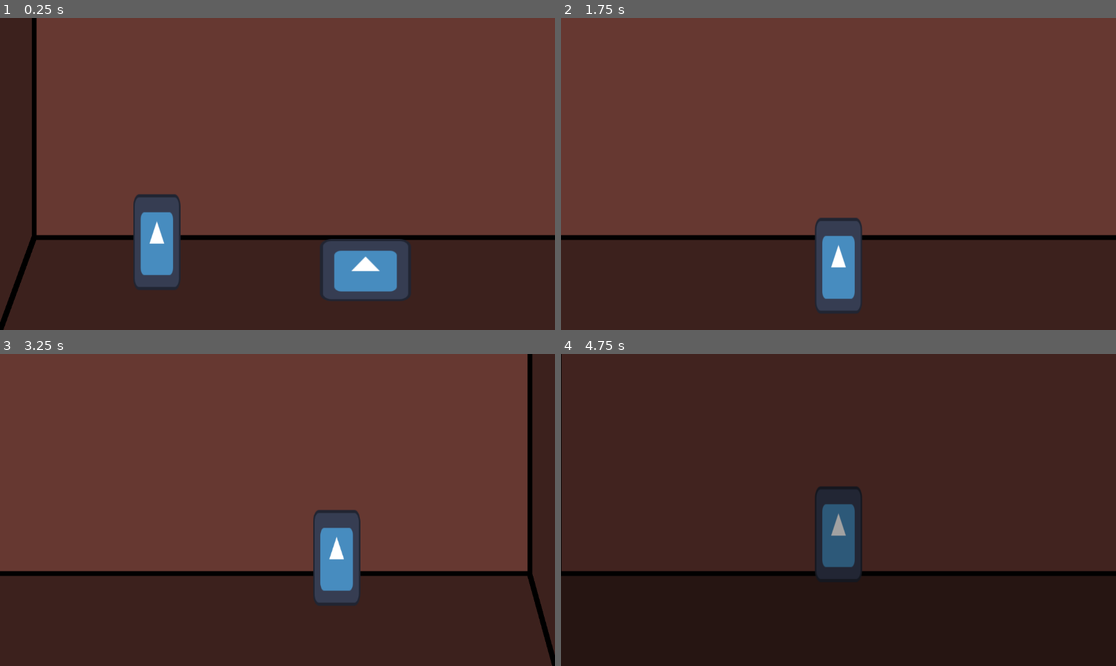
Above: before the commit, frames 1-4 (two rows, left to right).
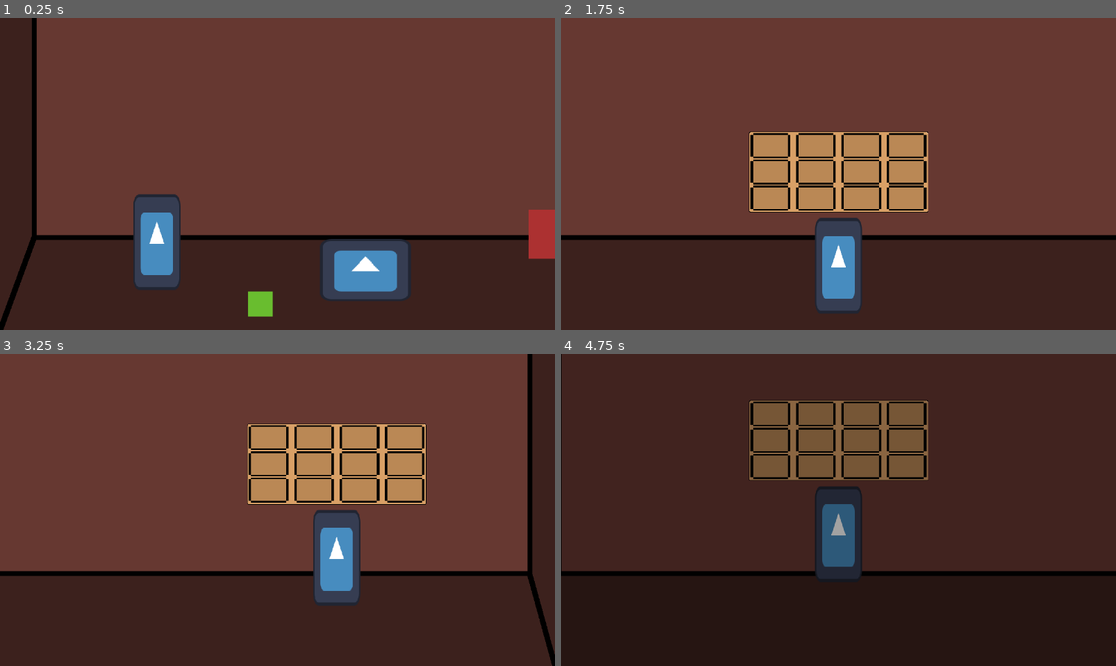
Above: after the commit, the same moments.

Repository: mwingerden/Eternal_Ringing
Game: Godot game, scene res://Scene/Areas/Detention_Classroom.tscn
Same seed, same stepped clock (60 frames per second), same inputs: the game is played once before the commit and once after it. The engine's default icon, where the game draws it, is replaced by a stand-in: a white triangle on a blue panel in a dark square.
Inputs:
- Up to frame 1 (0.25 s): no input
- Up to frame 2 (1.75 s): tap Enter (ui_accept) at 0.5, 0.77, 1.52 s; hold Right (ui_right) 0.53-1.28 s; tap I (i, bound only after the commit) at 0.6, 1.55 s; tap Shift (interact, bound only after the commit) at 0.8, 1.35 s; hold Down (ui_down) from 1.28 s (still down)
- Up to frame 3 (3.25 s): release Down (ui_down) at 2.03 s; hold Right (ui_right) 2.03-2.78 s; tap I (i, bound only after the commit) at 2.1, 3.05 s; tap Shift (interact, bound only after the commit) at 2.3, 2.85 s; hold Up (ui_up) from 2.78 s (still down); tap Enter (ui_accept) at 3.02 s
- Up to frame 4 (4.75 s): release Up (ui_up) at 3.53 s; hold Left (ui_left) from 3.53 s (still down); tap I (i, bound only after the commit) at 3.6, 4.55 s; tap Enter (ui_accept) at 3.77, 4.52 s; tap Shift (interact, bound only after the commit) at 3.8, 4.35 s

The runs differ from the first frame. In frame 1, 1.2% of the frame differs, in the area x 1-100%, y 61-96%; in frame 2, 8.4%, in the area x 33-67%, y 36-90%; in frame 3, 8.4%; in frame 4, 8.3%.

Commit message:
Added inventory management.

Diff:
--- /dev/null
+++ b/Inventory/Scenes/inv_ui.tscn
@@ -0,0 +1,99 @@
+[gd_scene load_steps=4 format=3 uid="uid://c1k1ci8w3e562"]
+
+[ext_resource type="Script" path="res://Inventory/Scripts/inv_ui.gd" id="1_me6vg"]
+[ext_resource type="Texture2D" uid="uid://csi74o2tphkwx" path="res://Assets/Art/Inventory/test_inventory_background.png" id="2_s1yq2"]
+[ext_resource type="PackedScene" uid="uid://dfkbvjnddsiau" path="res://Inventory/Scenes/inv_ui_slot.tscn" id="3_pql3v"]
+
+[node name="Inv UI" type="Control"]
+custom_minimum_size = Vector2(154, 146)
+layout_mode = 3
+anchors_preset = 0
+offset_right = 930.0
+offset_bottom = 419.0
+script = ExtResource("1_me6vg")
+
+[node name="NinePatchRect" type="NinePatchRect" parent="."]
+layout_mode = 0
+offset_right = 500.0
+offset_bottom = 175.0
+scale = Vector2(1.85947, 2.39526)
+texture = ExtResource("2_s1yq2")
+patch_margin_left = 6
+patch_margin_top = 6
+patch_margin_right = 6
+patch_margin_bottom = 6
+
+[node name="GridContainer" type="GridContainer" parent="NinePatchRect"]
+layout_mode = 1
+anchors_preset = 8
+anchor_left = 0.5
+anchor_top = 0.5
+anchor_right = 0.5
+anchor_bottom = 0.5
+offset_left = -246.0
+offset_top = -84.5
+offset_right = 256.0
+offset_bottom = 82.5
+grow_horizontal = 2
+grow_vertical = 2
+columns = 4
+
+[node name="Inv UI Slot1" parent="NinePatchRect/GridContainer" instance=ExtResource("3_pql3v")]
+layout_mode = 2
+size_flags_horizontal = 3
+size_flags_vertical = 3
+
+[node name="Inv UI Slot2" parent="NinePatchRect/GridContainer" instance=ExtResource("3_pql3v")]
+layout_mode = 2
+size_flags_horizontal = 3
+size_flags_vertical = 3
+
+[node name="Inv UI Slot3" parent="NinePatchRect/GridContainer" instance=ExtResource("3_pql3v")]
+layout_mode = 2
+size_flags_horizontal = 3
+size_flags_vertical = 3
+
+[node name="Inv UI Slot4" parent="NinePatchRect/GridContainer" instance=ExtResource("3_pql3v")]
+layout_mode = 2
+size_flags_horizontal = 3
+size_flags_vertical = 3
+
+[node name="Inv UI Slot5" parent="NinePatchRect/GridContainer" instance=ExtResource("3_pql3v")]
+layout_mode = 2
+size_flags_horizontal = 3
+size_flags_vertical = 3
+
+[node name="Inv UI Slot6" parent="NinePatchRect/GridContainer" instance=ExtResource("3_pql3v")]
+layout_mode = 2
+size_flags_horizontal = 3
+size_flags_vertical = 3
+
+[node name="Inv UI Slot7" parent="NinePatchRect/GridContainer" instance=ExtResource("3_pql3v")]
+layout_mode = 2
+size_flags_horizontal = 3
+size_flags_vertical = 3
+
+[node name="Inv UI Slot8" parent="NinePatchRect/GridContainer" instance=ExtResource("3_pql3v")]
+layout_mode = 2
+size_flags_horizontal = 3
+size_flags_vertical = 3
+
+[node name="Inv UI Slot9" parent="NinePatchRect/GridContainer" instance=ExtResource("3_pql3v")]
+layout_mode = 2
+size_flags_horizontal = 3
+size_flags_vertical = 3
+
+[node name="Inv UI Slot10" parent="NinePatchRect/GridContainer" instance=ExtResource("3_pql3v")]
+layout_mode = 2
+size_flags_horizontal = 3
+size_flags_vertical = 3
+
+[node name="Inv UI Slot11" parent="NinePatchRect/GridContainer" instance=ExtResource("3_pql3v")]
+layout_mode = 2
+size_flags_horizontal = 3
+size_flags_vertical = 3
+
+[node name="Inv UI Slot12" parent="NinePatchRect/GridContainer" instance=ExtResource("3_pql3v")]
+layout_mode = 2
+size_flags_horizontal = 3
+size_flags_vertical = 3
--- /dev/null
+++ b/Inventory/Scenes/inv_ui_slot.tscn
@@ -0,0 +1,35 @@
+[gd_scene load_steps=3 format=3 uid="uid://dfkbvjnddsiau"]
+
+[ext_resource type="Script" path="res://Inventory/Scripts/inv_ui_slot.gd" id="1_dbajq"]
+[ext_resource type="Texture2D" uid="uid://clormsymnknre" path="res://Assets/Art/Inventory/test_inventory_slot.png" id="2_uq8cr"]
+
+[node name="Inv UI Slot" type="Panel"]
+self_modulate = Color(1, 1, 1, 0)
+custom_minimum_size = Vector2(16, 0)
+offset_right = 16.0
+offset_bottom = 16.0
+script = ExtResource("1_dbajq")
+
+[node name="Sprite2D" type="Sprite2D" parent="."]
+scale = Vector2(6.9375, 3.375)
+texture = ExtResource("2_uq8cr")
+centered = false
+
+[node name="CenterContainer" type="CenterContainer" parent="."]
+custom_minimum_size = Vector2(111, 54)
+layout_mode = 0
+offset_right = 111.0
+offset_bottom = 54.0
+
+[node name="Panel" type="Panel" parent="CenterContainer"]
+layout_mode = 2
+
+[node name="ItemDisplay" type="Sprite2D" parent="CenterContainer/Panel"]
+
+[node name="Label" type="Label" parent="CenterContainer/Panel"]
+custom_minimum_size = Vector2(97, 23)
+layout_mode = 0
+offset_left = -48.0
+offset_right = 49.0
+offset_bottom = 23.0
+horizontal_alignment = 2
--- /dev/null
+++ b/Inventory/Scenes/playerinv.tres
@@ -0,0 +1,56 @@
+[gd_resource type="Resource" script_class="Inv" load_steps=15 format=3 uid="uid://bm4a4h7uhq3cc"]
+
+[ext_resource type="Script" path="res://Inventory/Scripts/inventory.gd" id="2_7jdyt"]
+[ext_resource type="Script" path="res://Inventory/Scripts/inv_slots.gd" id="2_kj3aq"]
+
+[sub_resource type="Resource" id="Resource_vw48u"]
+script = ExtResource("2_kj3aq")
+amount = 0
+
+[sub_resource type="Resource" id="Resource_55mlk"]
+script = ExtResource("2_kj3aq")
+amount = 0
+
+[sub_resource type="Resource" id="Resource_47vru"]
+script = ExtResource("2_kj3aq")
+amount = 0
+
+[sub_resource type="Resource" id="Resource_67y2a"]
+script = ExtResource("2_kj3aq")
+amount = 0
+
+[sub_resource type="Resource" id="Resource_gpr2u"]
+script = ExtResource("2_kj3aq")
+amount = 0
+
+[sub_resource type="Resource" id="Resource_0bm8l"]
+script = ExtResource("2_kj3aq")
+amount = 0
+
+[sub_resource type="Resource" id="Resource_t4nxd"]
+script = ExtResource("2_kj3aq")
+amount = 0
+
+[sub_resource type="Resource" id="Resource_h5wxh"]
+script = ExtResource("2_kj3aq")
+amount = 0
+
+[sub_resource type="Resource" id="Resource_5nqmd"]
+script = ExtResource("2_kj3aq")
+amount = 0
+
+[sub_resource type="Resource" id="Resource_8kpnm"]
+script = ExtResource("2_kj3aq")
+amount = 0
+
+[sub_resource type="Resource" id="Resource_3c7ov"]
+script = ExtResource("2_kj3aq")
+amount = 0
+
+[sub_resource type="Resource" id="Resource_u8q82"]
+script = ExtResource("2_kj3aq")
+amount = 0
+
+[resource]
+script = ExtResource("2_7jdyt")
+slots = Array[ExtResource("2_kj3aq")]([SubResource("Resource_vw48u"), SubResource("Resource_55mlk"), SubResource("Resource_47vru"), SubResource("Resource_67y2a"), SubResource("Resource_gpr2u"), SubResource("Resource_0bm8l"), SubResource("Resource_t4nxd"), SubResource("Resource_h5wxh"), SubResource("Resource_5nqmd"), SubResource("Resource_8kpnm"), SubResource("Resource_3c7ov"), SubResource("Resource_u8q82")])
--- /dev/null
+++ b/Inventory/Scripts/inv_slots.gd
@@ -0,0 +1,6 @@
+extends Resource
+
+class_name InvSlot
+
+@export var item: InvItem
+@export var amount: int
--- /dev/null
+++ b/Inventory/Scripts/inv_ui.gd
@@ -0,0 +1,31 @@
+extends Control
+
+@onready var inv: Inv = preload("res://Inventory/Scenes/playerinv.tres")
+@onready var slots: Array = $NinePatchRect/GridContainer.get_children()
+
+var is_open = false
+
+func _ready():
+	SignalManager.update.connect(update_slots)
+	update_slots()
+	close()
+
+func update_slots():
+	for i in range(min(inv.slots.size(), slots.size())):
+		slots[i].update(inv.slots[i])
+
+@warning_ignore("unused_parameter")
+func _process(delta):
+	if Input.is_action_just_pressed("i"):
+		if is_open:
+			close()
+		else:
+			open()
+
+func open():
+	visible = true
+	is_open = true
+
+func close():
+	visible = false
+	is_open = false
--- /dev/null
+++ b/Inventory/Scripts/inv_ui_slot.gd
@@ -0,0 +1,15 @@
+extends Panel
+
+@onready var item_visual: Sprite2D = $CenterContainer/Panel/ItemDisplay
+@onready var amount_text: Label = $CenterContainer/Panel/Label
+
+func update(slot: InvSlot):
+	if !slot.item:
+		item_visual.visible = false
+		amount_text.visible = false
+	else:
+		item_visual.visible = true
+		item_visual.texture = slot.item.texture
+		if slot.amount > 1:
+			amount_text.visible = true
+		amount_text.text = str(slot.amount)
--- /dev/null
+++ b/Inventory/Scripts/inventory.gd
@@ -0,0 +1,16 @@
+extends Resource
+
+class_name Inv
+
+@export var slots: Array[InvSlot]
+
+func insert(item: InvItem):
+	var item_slots = slots.filter(func(slot): return slot.item == item)
+	if !item_slots.is_empty():
+		item_slots[0].amount += 1
+	else:
+		var empty_slots = slots.filter(func(slot): return slot.item == null)
+		if !empty_slots.is_empty():
+			empty_slots[0].item = item
+			empty_slots[0].amount = 1
+	SignalManager.update.emit()
--- /dev/null
+++ b/Inventory/Scripts/inventory_item.gd
@@ -0,0 +1,6 @@
+extends Resource
+
+class_name InvItem
+
+@export var name: String = ""
+@export var texture: Texture2D
--- /dev/null
+++ b/Inventory/items/test_item_1.tres
@@ -0,0 +1,9 @@
+[gd_resource type="Resource" script_class="InvItem" load_steps=3 format=3 uid="uid://tnjyovhul7o0"]
+
+[ext_resource type="Script" path="res://Inventory/Scripts/inventory_item.gd" id="1_skdda"]
+[ext_resource type="Texture2D" uid="uid://blfhfq27xapkq" path="res://Assets/Art/Items/test_item_1.png" id="2_207do"]
+
+[resource]
+script = ExtResource("1_skdda")
+name = "apple"
+texture = ExtResource("2_207do")
--- /dev/null
+++ b/Inventory/items/test_item_2.tres
@@ -0,0 +1,9 @@
+[gd_resource type="Resource" script_class="InvItem" load_steps=3 format=3 uid="uid://25y6elbh8vdq"]
+
+[ext_resource type="Script" path="res://Inventory/Scripts/inventory_item.gd" id="1_6x15e"]
+[ext_resource type="Texture2D" uid="uid://bsw27ntj288i5" path="res://Assets/Art/Items/test_item_2.png" id="2_5imki"]
+
+[resource]
+script = ExtResource("1_6x15e")
+name = "test_item_2"
+texture = ExtResource("2_5imki")
--- a/Scene/Areas/Detention_Classroom.tscn
+++ b/Scene/Areas/Detention_Classroom.tscn
@@ -1,9 +1,12 @@
-[gd_scene load_steps=7 format=3 uid="uid://css5wg3cjj4r8"]
+[gd_scene load_steps=10 format=3 uid="uid://css5wg3cjj4r8"]
 
 [ext_resource type="Texture2D" uid="uid://dmgjp84g8tcev" path="res://Assets/Art/Background/room_test.png" id="1_6g1pl"]
-[ext_resource type="Script" path="res://Scripts/fading_pines.gd" id="1_ho3t1"]
+[ext_resource type="Script" path="res://Scripts/Areas/fading_pines.gd" id="1_ho3t1"]
 [ext_resource type="PackedScene" uid="uid://e6wgcgwumuyt" path="res://Scene/Player/alex.tscn" id="2_w45m2"]
 [ext_resource type="PackedScene" uid="uid://dckwmw00u4f31" path="res://Scene/Objects/alex's_desk.tscn" id="3_vkr4f"]
+[ext_resource type="PackedScene" uid="uid://cp7xftrf57v7d" path="res://Scene/Objects/Items/test_item.tscn" id="4_3t18x"]
+[ext_resource type="Resource" uid="uid://tnjyovhul7o0" path="res://Inventory/items/test_item_1.tres" id="6_g8aua"]
+[ext_resource type="PackedScene" uid="uid://cw5ybrduq12nr" path="res://Scene/Objects/Items/test_item_2.tscn" id="7_5mbvy"]
 
 [sub_resource type="RectangleShape2D" id="RectangleShape2D_as6jw"]
 size = Vector2(3600, 20)
@@ -57,5 +60,12 @@
 [node name="ClassStart" type="Node2D" parent="."]
 position = Vector2(814, 1591)
 
+[node name="TestItem" parent="." instance=ExtResource("4_3t18x")]
+position = Vector2(2871, 1431)
+item = ExtResource("6_g8aua")
+
+[node name="test_item_2" parent="." instance=ExtResource("7_5mbvy")]
+position = Vector2(1351, 1729)
+
 [connection signal="body_entered" from="DoorToSchoolHallway" to="." method="_on_door_to_school_hallway_body_entered"]
 [connection signal="body_exited" from="DoorToSchoolHallway" to="." method="_on_door_to_school_hallway_body_exited"]
--- a/Scene/Areas/school_hallway.tscn
+++ b/Scene/Areas/school_hallway.tscn
@@ -1,6 +1,6 @@
 [gd_scene load_steps=5 format=3 uid="uid://c4b6gskhedc5v"]
 
-[ext_resource type="Script" path="res://Scripts/fading_pines.gd" id="1_dcmmw"]
+[ext_resource type="Script" path="res://Scripts/Areas/fading_pines.gd" id="1_dcmmw"]
 [ext_resource type="Texture2D" uid="uid://dmgjp84g8tcev" path="res://Assets/Art/Background/room_test.png" id="1_q2t6c"]
 [ext_resource type="PackedScene" uid="uid://e6wgcgwumuyt" path="res://Scene/Player/alex.tscn" id="2_500mo"]
 
--- /dev/null
+++ b/Scene/Objects/Items/test_item.tscn
@@ -0,0 +1,35 @@
+[gd_scene load_steps=5 format=3 uid="uid://cp7xftrf57v7d"]
+
+[ext_resource type="Script" path="res://Scripts/test_item.gd" id="1_687tn"]
+[ext_resource type="Texture2D" uid="uid://blfhfq27xapkq" path="res://Assets/Art/Items/test_item_1.png" id="1_mwkrb"]
+
+[sub_resource type="RectangleShape2D" id="RectangleShape2D_wlinb"]
+size = Vector2(311, 187.5)
+
+[sub_resource type="RectangleShape2D" id="RectangleShape2D_huf5d"]
+size = Vector2(256, 76)
+
+[node name="TestItem" type="Node2D"]
+script = ExtResource("1_687tn")
+
+[node name="Sprite2D" type="Sprite2D" parent="."]
+position = Vector2(0, -128)
+scale = Vector2(4, 4)
+texture = ExtResource("1_mwkrb")
+
+[node name="Interact" type="Area2D" parent="."]
+position = Vector2(0, -65)
+
+[node name="CollisionShape2D" type="CollisionShape2D" parent="Interact"]
+position = Vector2(0, 11)
+shape = SubResource("RectangleShape2D_wlinb")
+debug_color = Color(0.625396, 0.531955, 7.70092e-07, 0.42)
+
+[node name="StaticBody2D" type="StaticBody2D" parent="."]
+
+[node name="CollisionShape2D" type="CollisionShape2D" parent="StaticBody2D"]
+position = Vector2(0, -38)
+shape = SubResource("RectangleShape2D_huf5d")
+
+[connection signal="body_entered" from="Interact" to="." method="_on_interact_body_entered"]
+[connection signal="body_exited" from="Interact" to="." method="_on_interact_body_exited"]
--- /dev/null
+++ b/Scene/Objects/Items/test_item_2.tscn
@@ -0,0 +1,38 @@
+[gd_scene load_steps=6 format=3 uid="uid://cw5ybrduq12nr"]
+
+[ext_resource type="Script" path="res://Scripts/test_item_2.gd" id="1_qwd4i"]
+[ext_resource type="Texture2D" uid="uid://bsw27ntj288i5" path="res://Assets/Art/Items/test_item_2.png" id="1_vg81d"]
+[ext_resource type="Resource" uid="uid://25y6elbh8vdq" path="res://Inventory/items/test_item_2.tres" id="2_lx6va"]
+
+[sub_resource type="RectangleShape2D" id="RectangleShape2D_0jqy7"]
+size = Vector2(181, 108)
+
+[sub_resource type="RectangleShape2D" id="RectangleShape2D_gftpr"]
+size = Vector2(144, 39)
+
+[node name="test_item_2" type="Node2D"]
+script = ExtResource("1_qwd4i")
+item = ExtResource("2_lx6va")
+
+[node name="Sprite2D" type="Sprite2D" parent="."]
+position = Vector2(0, -64)
+scale = Vector2(2, 2)
+texture = ExtResource("1_vg81d")
+
+[node name="Interact" type="Area2D" parent="."]
+position = Vector2(0, -32)
+
+[node name="CollisionShape2D" type="CollisionShape2D" parent="Interact"]
+position = Vector2(0, -17)
+shape = SubResource("RectangleShape2D_0jqy7")
+debug_color = Color(0.623529, 0.533333, 0, 0.419608)
+
+[node name="StaticBody2D" type="StaticBody2D" parent="."]
+position = Vector2(0, -32)
+
+[node name="CollisionShape2D" type="CollisionShape2D" parent="StaticBody2D"]
+position = Vector2(0, 12.5)
+shape = SubResource("RectangleShape2D_gftpr")
+
+[connection signal="body_entered" from="Interact" to="." method="_on_interact_body_entered"]
+[connection signal="body_exited" from="Interact" to="." method="_on_interact_body_exited"]
--- a/Scene/Player/alex.tscn
+++ b/Scene/Player/alex.tscn
@@ -1,13 +1,16 @@
-[gd_scene load_steps=4 format=3 uid="uid://e6wgcgwumuyt"]
+[gd_scene load_steps=6 format=3 uid="uid://e6wgcgwumuyt"]
 
 [ext_resource type="Script" path="res://Scripts/Player/alex.gd" id="1_nwpyc"]
+[ext_resource type="Resource" uid="uid://bm4a4h7uhq3cc" path="res://Inventory/Scenes/playerinv.tres" id="2_alxu1"]
 [ext_resource type="Texture2D" uid="uid://33cljn6t2sib" path="res://icon.svg" id="2_xya5e"]
+[ext_resource type="PackedScene" uid="uid://c1k1ci8w3e562" path="res://Inventory/Scenes/inv_ui.tscn" id="4_ix463"]
 
 [sub_resource type="RectangleShape2D" id="RectangleShape2D_hckcl"]
 size = Vector2(239.875, 42)
 
 [node name="Alex" type="CharacterBody2D"]
 script = ExtResource("1_nwpyc")
+inv = ExtResource("2_alxu1")
 
 [node name="Sprite2D" type="Sprite2D" parent="."]
 position = Vector2(0, -247)
@@ -19,3 +22,9 @@
 shape = SubResource("RectangleShape2D_hckcl")
 
 [node name="AnimationPlayer" type="AnimationPlayer" parent="."]
+
+[node name="Inv UI" parent="." instance=ExtResource("4_ix463")]
+offset_left = -464.0
+offset_top = -943.0
+offset_right = 464.0
+offset_bottom = -526.0
--- a/Scene/scene_transition.tscn
+++ b/Scene/Utility/scene_transition.tscn
@@ -1,6 +1,6 @@
 [gd_scene load_steps=5 format=3 uid="uid://bsgxx6txtb4xf"]
 
-[ext_resource type="Script" path="res://Scripts/scene_transition.gd" id="1_n5syi"]
+[ext_resource type="Script" path="res://Scripts/Utility/scene_transition.gd" id="1_n5syi"]
 
 [sub_resource type="Animation" id="Animation_247mr"]
 length = 0.001
--- a/Scripts/fading_pines.gd
+++ b/Scripts/Areas/fading_pines.gd
@@ -8,6 +8,7 @@
 func _ready():
 	#SignalManager.class_start.connect(class_start)
 	player.position = Utils.set_player_pos()
+	entered = false
 
 #func class_start():
 	#Utils.new_spawn = Utils.SPAWN.CLASS_START
@@ -29,9 +30,9 @@
 	next_area = "res://Scene/Areas/detention_classroom.tscn"
 
 @warning_ignore("unused_parameter")
-func _on_door_to_school_hallway_body_exited(body):
+func _on_door_to_school_hallway_body_exited(body: PhysicsBody2D):
 	entered = false
 
 @warning_ignore("unused_parameter")
-func _on_door_to_class_body_exited(body):
+func _on_door_to_class_body_exited(body: PhysicsBody2D):
 	entered = false
--- a/Scripts/Player/alex.gd
+++ b/Scripts/Player/alex.gd
@@ -1,6 +1,7 @@
 extends CharacterBody2D
 
 @export var speed = 700
+@export var inv: Inv
 
 func get_input():
 	var input_dir = Input.get_vector("ui_left", "ui_right", "ui_up", "ui_down")
@@ -10,3 +11,6 @@
 func _physics_process(delta):
 	get_input()
 	move_and_slide()
+
+func collect(item):
+	inv.insert(item)
--- a/Scripts/SignalManager.gd
+++ b/Scripts/Utility/signal_manager.gd
@@ -3,3 +3,4 @@
 signal class_start
 signal class_door
 signal class_hallway_door
+signal update
--- /dev/null
+++ b/Scripts/test_item.gd
@@ -0,0 +1,22 @@
+extends Node2D
+
+var interact = false
+var player = null
+
+@export var item: InvItem
+
+@warning_ignore("unused_parameter")
+func _process(delta):
+	if interact:
+		if Input.is_action_just_pressed("interact"):
+			player.collect(item)
+			queue_free()
+
+func _on_interact_body_entered(body):
+	if body.has_method("collect"):
+		interact = true
+		player = body
+
+@warning_ignore("unused_parameter")
+func _on_interact_body_exited(body: PhysicsBody2D):
+	interact = false
--- /dev/null
+++ b/Scripts/test_item_2.gd
@@ -0,0 +1,22 @@
+extends Node2D
+
+var interact = false
+var player = null
+
+@export var item: InvItem
+
+@warning_ignore("unused_parameter")
+func _process(delta):
+	if interact:
+		if Input.is_action_just_pressed("interact"):
+			player.collect(item)
+			queue_free()
+
+func _on_interact_body_entered(body):
+	if body.has_method("collect"):
+		interact = true
+		player = body
+
+@warning_ignore("unused_parameter")
+func _on_interact_body_exited(body):
+	interact = false
--- a/project.godot
+++ b/project.godot
@@ -17,6 +17,23 @@
 
 [autoload]
 
-SceneTransition="*res://Scene/scene_transition.tscn"
-Utils="*res://Scripts/Utils.gd"
-SignalManager="*res://Scripts/SignalManager.gd"
+SceneTransition="*res://Scene/Utility/scene_transition.tscn"
+Utils="*res://Scripts/Utility/Utils.gd"
+SignalManager="*res://Scripts/Utility/signal_manager.gd"
+
+[input]
+
+i={
+"deadzone": 0.5,
+"events": [Object(InputEventKey,"resource_local_to_scene":false,"resource_name":"","device":-1,"window_id":0,"alt_pressed":false,"shift_pressed":false,"ctrl_pressed":false,"meta_pressed":false,"pressed":false,"keycode":0,"physical_keycode":73,"key_label":0,"unicode":105,"echo":false,"script":null)
+]
+}
+interact={
+"deadzone": 0.5,
+"events": [Object(InputEventKey,"resource_local_to_scene":false,"resource_name":"","device":-1,"window_id":0,"alt_pressed":false,"shift_pressed":false,"ctrl_pressed":false,"meta_pressed":false,"pressed":false,"keycode":0,"physical_keycode":4194325,"key_label":0,"unicode":0,"echo":false,"script":null)
+]
+}
+
+[rendering]
+
+textures/canvas_textures/default_texture_filter=0
Binary file added: Assets/Art/Inventory/test_inventory_background.png
Not shown, added: Assets/Art/Inventory/test_inventory_background.png.import
Binary file added: Assets/Art/Inventory/test_inventory_slot.png
Not shown, added: Assets/Art/Inventory/test_inventory_slot.png.import
Binary file added: Assets/Art/Items/test_item_1.png
Not shown, added: Assets/Art/Items/test_item_1.png.import
Binary file added: Assets/Art/Items/test_item_2.png
Not shown, added: Assets/Art/Items/test_item_2.png.import
Binary file added: Assets/Art/Items/test_item_3.png
Not shown, added: Assets/Art/Items/test_item_3.png.import
Renamed: Scripts/Utils.gd -> Scripts/Utility/Utils.gd
Renamed: Scripts/scene_transition.gd -> Scripts/Utility/scene_transition.gd
